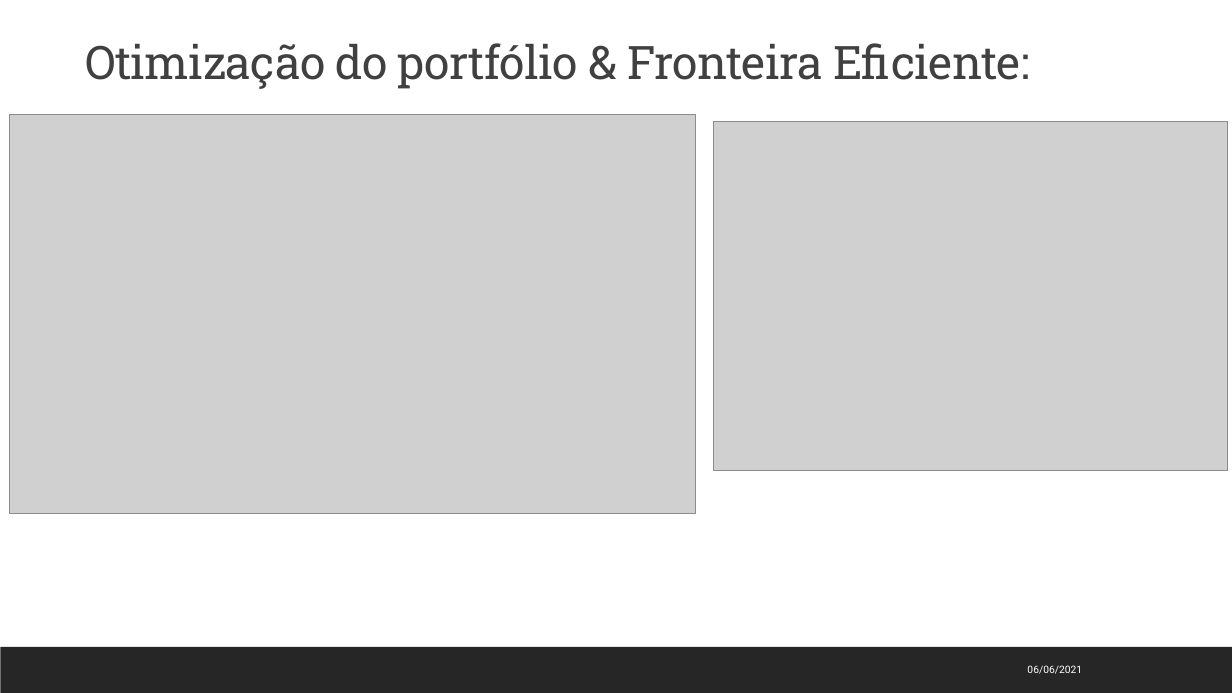
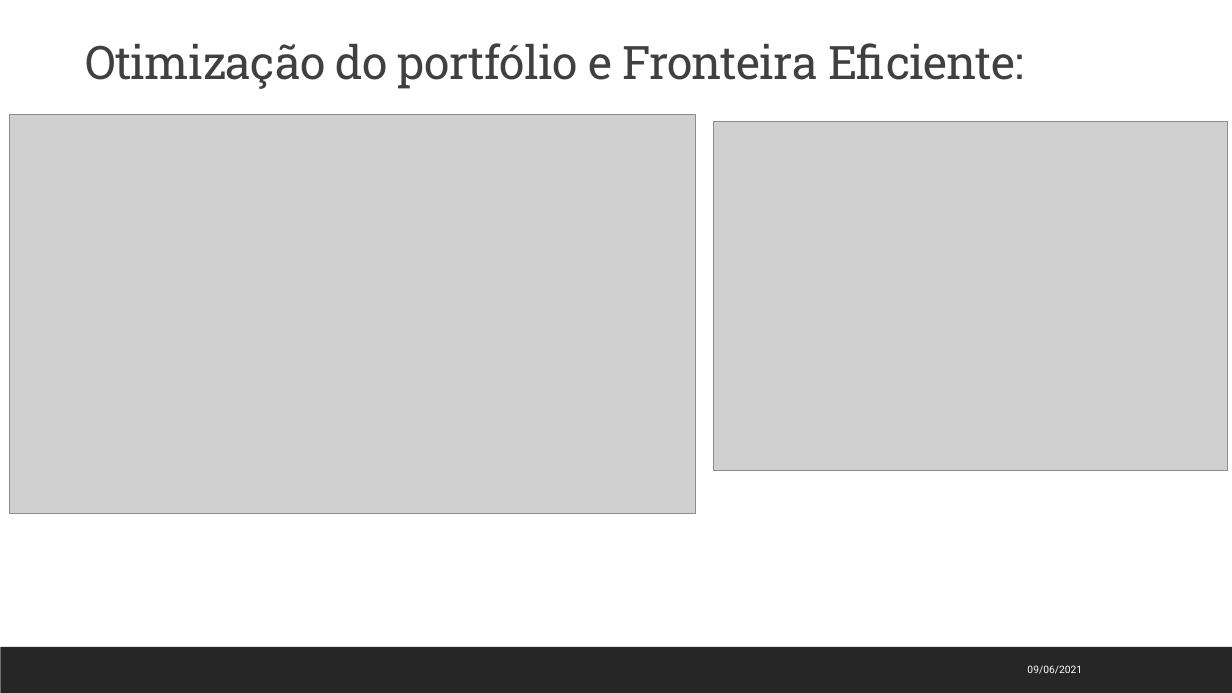
Before and after one commit to jmppsalles/Projeto_Final_AWARI, a slide deck: slide 11 of Trabalho final AWARI - João Marcos Salles - 20210610.pptx (slide 12 before the commit). Drawn at 1232x693 pixels with LibreOffice and Linux fonts; fonts in the diff are those of the drawing; grey boxes stand for pictures. Boxes give left, top, right and bottom in pixels: in the first picture for what was removed or moved away, otherwise in the second. Text is boxed around its words. In the diff, an @@ line names an element or a change of style, - is before the commit and + after.

```diff
--- a/Trabalho final AWARI - João Marcos Salles - 20210610.pptx
+++ b/Trabalho final AWARI - João Marcos Salles - 20210610.pptx
@@ title at (x1=85, y1=43, x2=1024, y2=89): text changed @@
-Otimização do portfólio & Fronteira Eficiente:
+Otimização do portfólio e Fronteira Eficiente:
@@ text at (x1=1027, y1=665, x2=1082, y2=674): text changed @@
-06/06/2021
+09/06/2021
```
Also in this commit, not shown: 11 other slides changed, 1 slide added.
